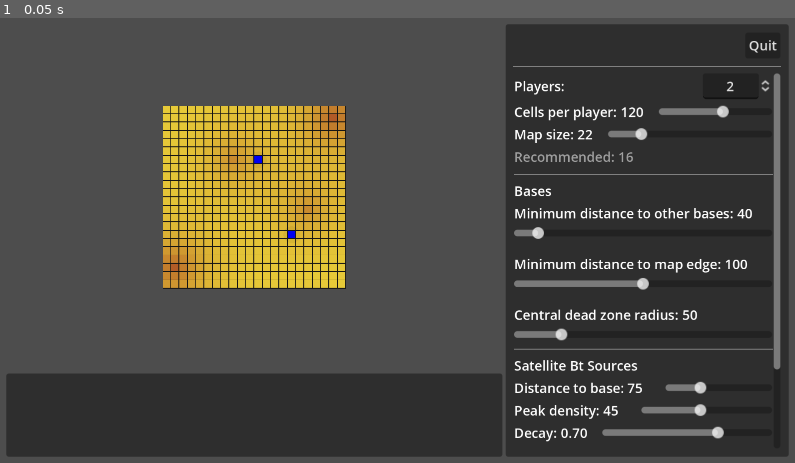
Above: before the commit, frame 1.
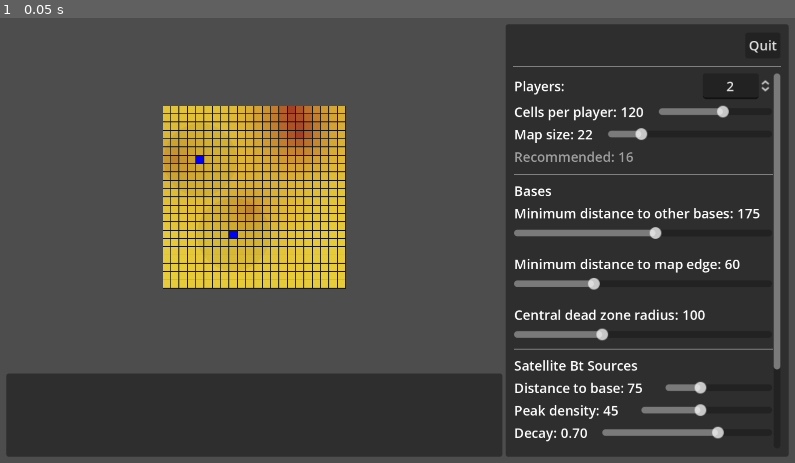
Above: after the commit, the same moment.

Repository: wadcom/kisarra-mapgen
Game: Godot game, scene res://main.tscn
Same seed, same stepped clock (60 frames per second), same inputs: the game is played once before the commit and once after it.
Inputs:
- Up to frame 1 (0.05 s): no input

The runs differ from the first frame. In frame 1, 2.7% of the frame differs, in the area x 20-96%, y 19-73%.

Commit message:
Update default parameters

Diff:
--- a/side_panel.gd
+++ b/side_panel.gd
@@ -4,9 +4,9 @@
 
 var _params = {
 	base_placement = {
-		central_dead_zone_radius = 50,
-		min_dist_to_map_edge = 100,
-		min_dist_to_other_bases = 40,
+		central_dead_zone_radius = 100,
+		min_dist_to_map_edge = 60,
+		min_dist_to_other_bases = 175,
 	},
 	betirium = {
 		extra_sources = { count = 2, decay = 0.7, distance_to_any_base = 200, peak_density = 80 },
